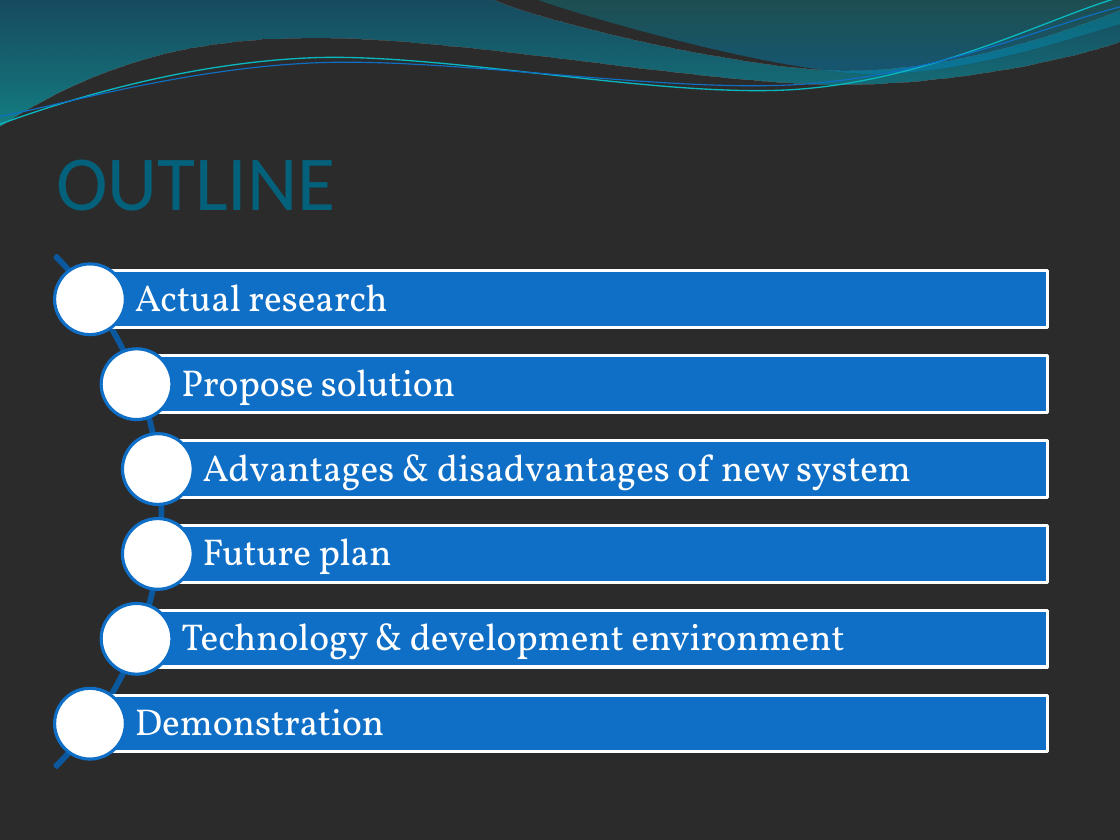
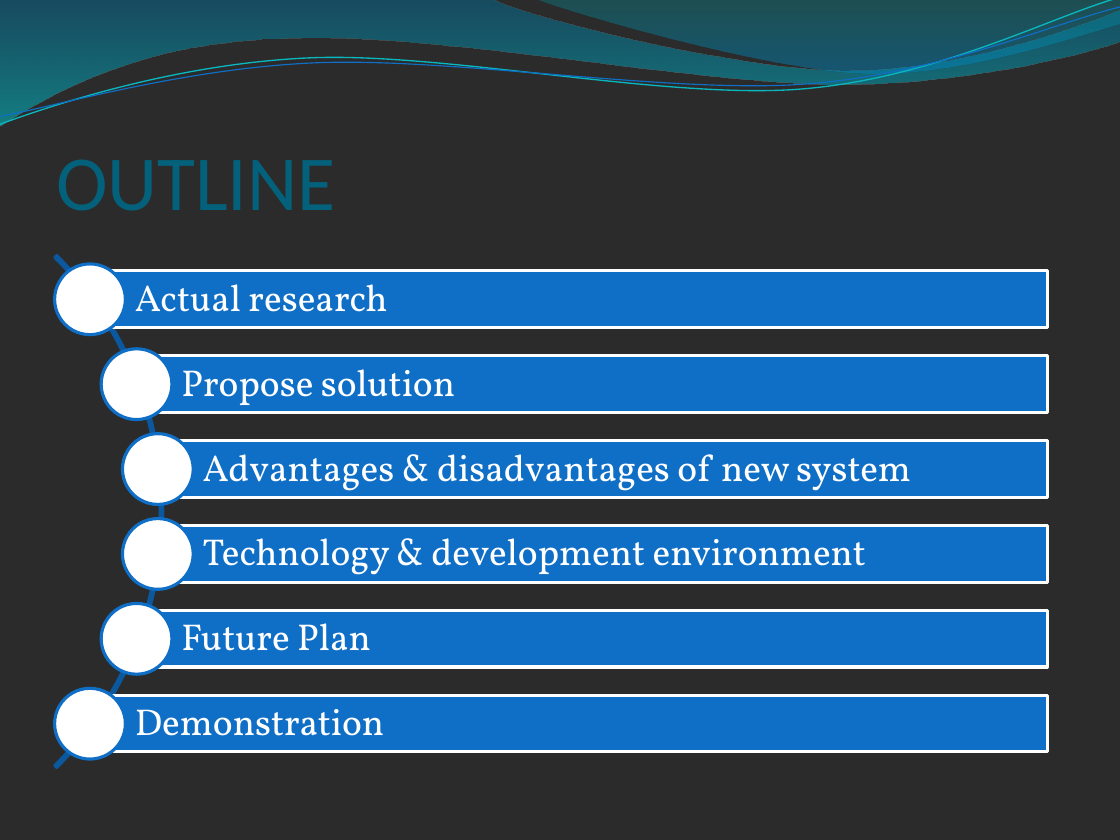
Before and after one commit to lighting92/football-pitches-booking, a slide deck: slide 3 of CD/Football Pitche1s Booking System.pptx. Drawn at 1120x840 pixels with LibreOffice and Linux fonts; fonts in the diff are those of the drawing; background and template pictures are left out; a plain dark background stands for a picture behind light text. Boxes give left, top, right and bottom in pixels: in the first picture for what was removed or moved away, otherwise in the second. Text is boxed around its words. In the diff, an @@ line names an element or a change of style, - is before the commit and + after.

```diff
--- a/CD/Football Pitche1s Booking System.pptx
+++ b/CD/Football Pitche1s Booking System.pptx
@@ text "Technology & development environment": place and size @@
-text "Technology & development environment" at [181,623,844,667]
+text "Technology & development environment" at [203,538,866,582]
@@ text at [181,623,371,667]: text changed @@
-Future plan
+Future Plan
```
Also in this commit, not shown: 1 other slide changed.
